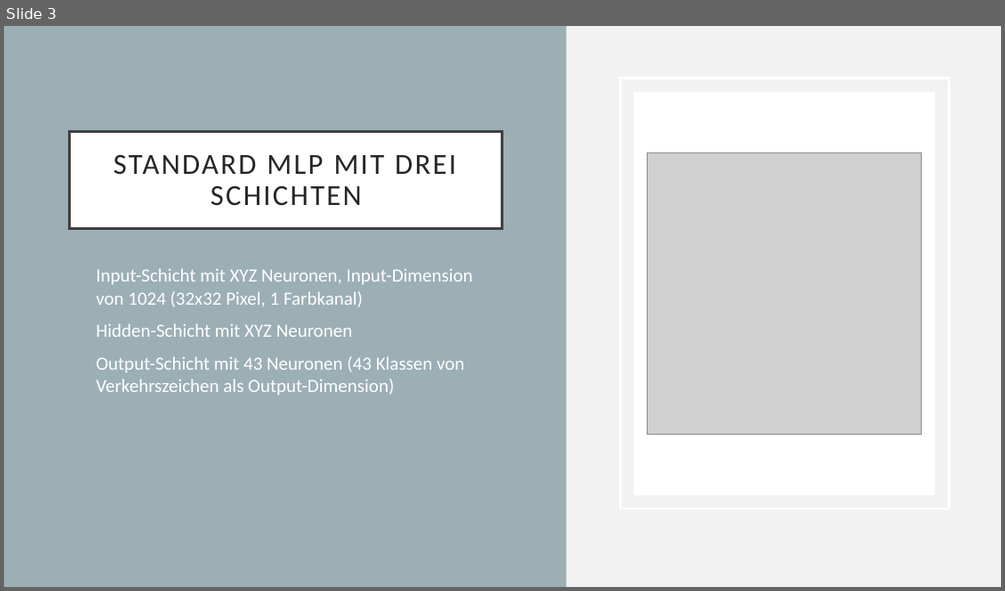
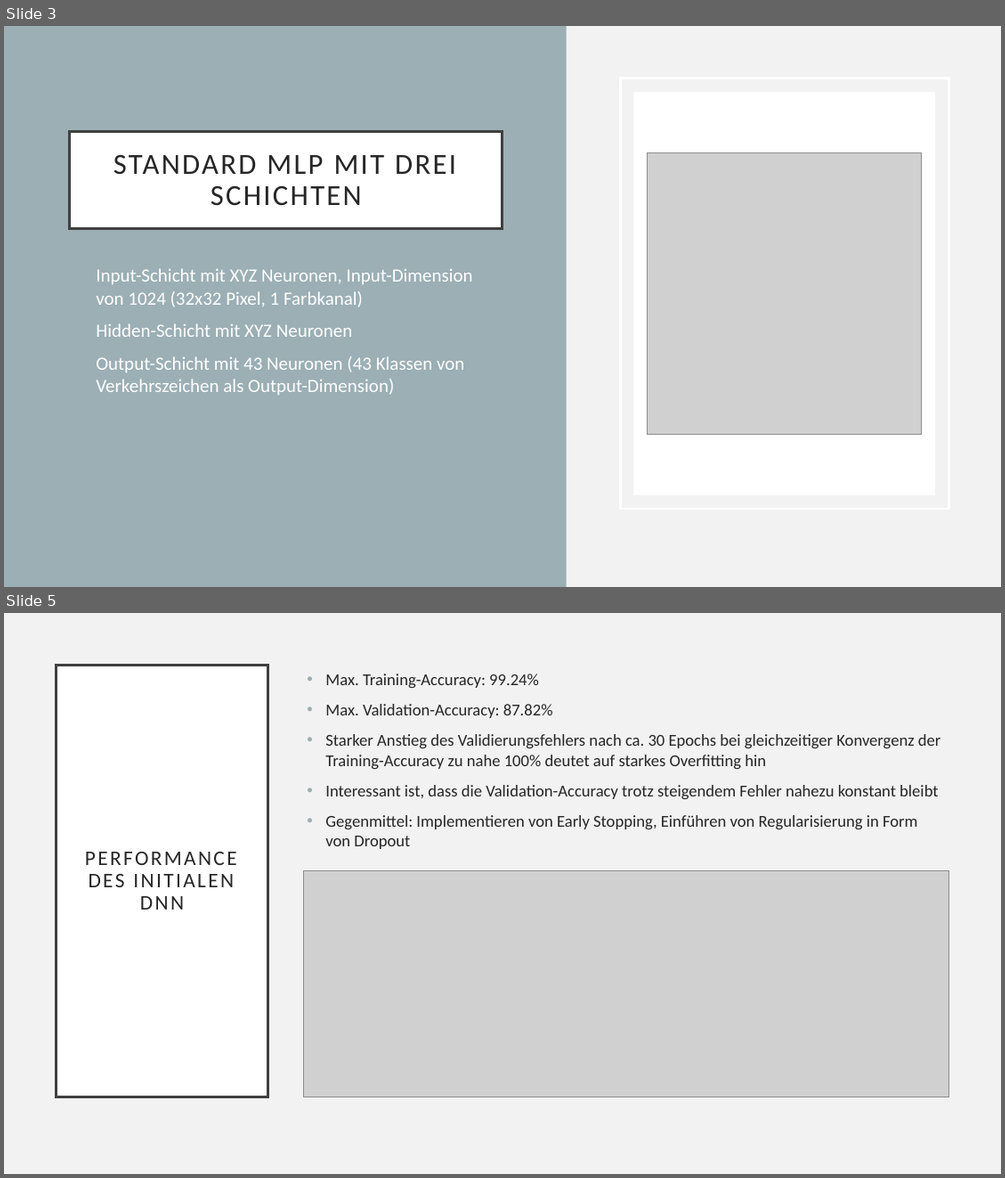
Before and after one commit to nmaaiken/neuro_modularbeit, a slide deck: Folien_Modularbeit.pptx. Shown one above the other, each under a label of ours: slide 3 before the commit, slides 3 and 5 after it; the slides between them are not shown. The pictures are 1005x591 and 1005x1178 pixels, drawn with LibreOffice and Linux fonts; fonts in the diff are those of the drawing; grey boxes stand for pictures. Boxes give left, top, right and bottom in pixels: in the first picture for what was removed or moved away, otherwise in the second. Text is boxed around its words. In the diff, an @@ line names an element or a change of style, - is before the commit and + after.

```diff
--- a/Folien_Modularbeit.pptx
+++ b/Folien_Modularbeit.pptx
@@ slide 5 added at (x1=4, y1=613, x2=1001, y2=1174), background #F2F2F2 @@
@@ title added at (x1=57, y1=666, x2=268, y2=1097), fill #FFFFFF, outline #404040 2.5 pt, 20 pt, text #262626 @@
+PERFORMANCE DES INITIALEN DNN
@@ text added at (x1=325, y1=674, x2=941, y2=849), 16 pt, text #262626 @@
+• Max. Training-Accuracy: 99.24%
+• Max. Validation-Accuracy: 87.82%
+• Starker Anstieg des Validierungsfehlers nach ca. 30 Epochs bei gleichzeitiger Konvergenz der Training-Accuracy zu nahe 100% deutet auf starkes Overfitting hin
+• Interessant ist, dass die Validation-Accuracy trotz steigendem Fehler nahezu konstant bleibt
+• Gegenmittel: Implementieren von Early Stopping, Einführen von Regularisierung in Form von Dropout
@@ picture added at (x1=303, y1=871, x2=948, y2=1096) @@
```
Also in this commit, not shown: 5 other slides added, 18 other files.
